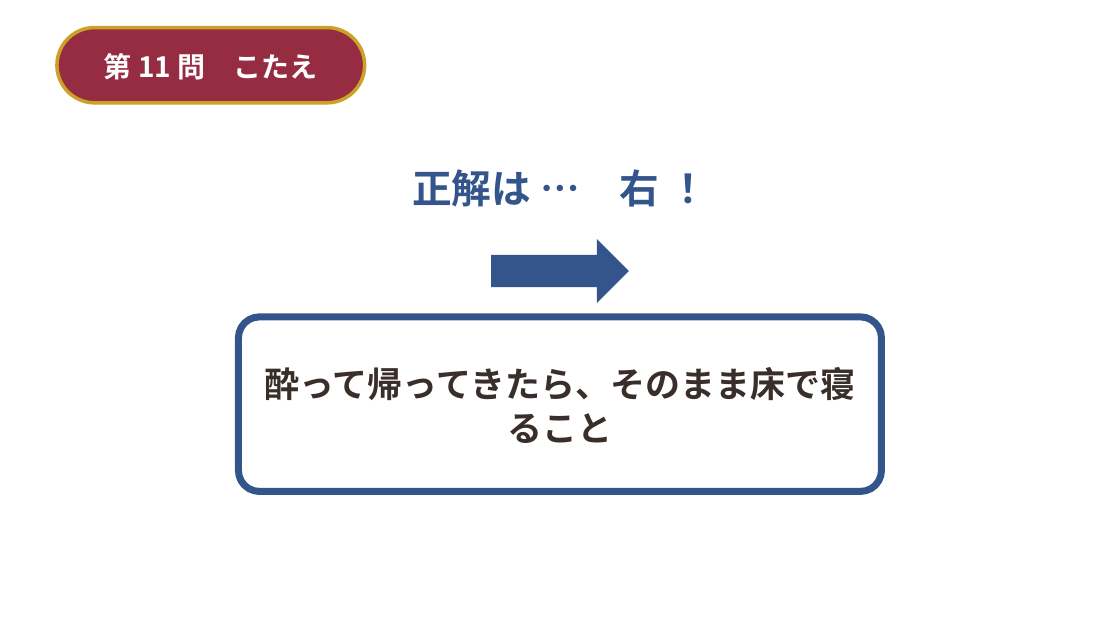
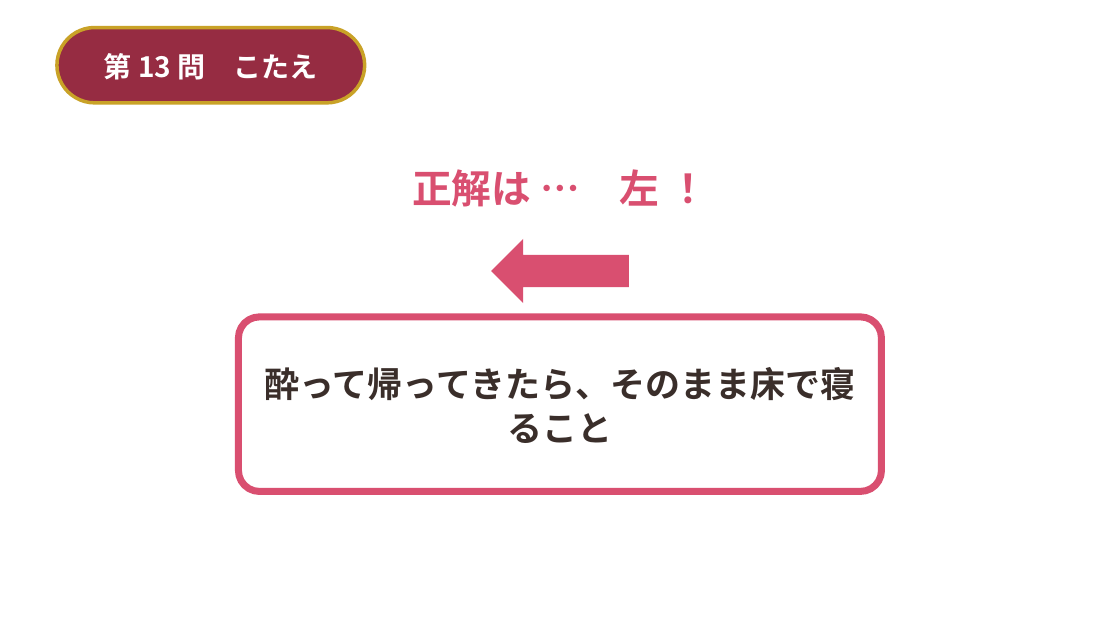
Before and after one commit to st01ohn03-coder/simple-alarm, a slide deck: slide 34 of wedding-deck/build/結婚式_2択クイズ＆ビンゴ.pptx (slide 30 before the commit). Drawn at 1120x630 pixels with LibreOffice and Linux fonts; fonts in the diff are those of the drawing; background and template pictures are left out. Boxes give left, top, right and bottom in pixels: in the first picture for what was removed or moved away, otherwise in the second. Text is boxed around its words. In the diff, an @@ line names an element or a change of style, - is before the commit and + after.

```diff
--- a/wedding-deck/build/結婚式_2択クイズ＆ビンゴ.pptx
+++ b/wedding-deck/build/結婚式_2択クイズ＆ビンゴ.pptx
@@ text in rounded rectangle at (x1=104, y1=53, x2=318, y2=80): text changed @@
-第 11 問 こたえ
+第 13 問 こたえ
@@ text at (x1=412, y1=169, x2=659, y2=207): text changed; text colour #34558B to #D94F70 @@
-正解は … 右 ！
+正解は … 左 ！
@@ right arrow removed at (x1=492, y1=239, x2=629, y2=303) @@
@@ left arrow added at (x1=492, y1=239, x2=629, y2=303), fill #D94F70 @@
@@ rounded rectangle "酔って帰ってきたら、そのまま床で寝ること" at (x1=239, y1=317, x2=882, y2=492): outline #34558B 6 pt to #D94F70 6 pt @@
```
Also in this commit, not shown: 22 other slides changed, 4 slides added, 5 other files.
